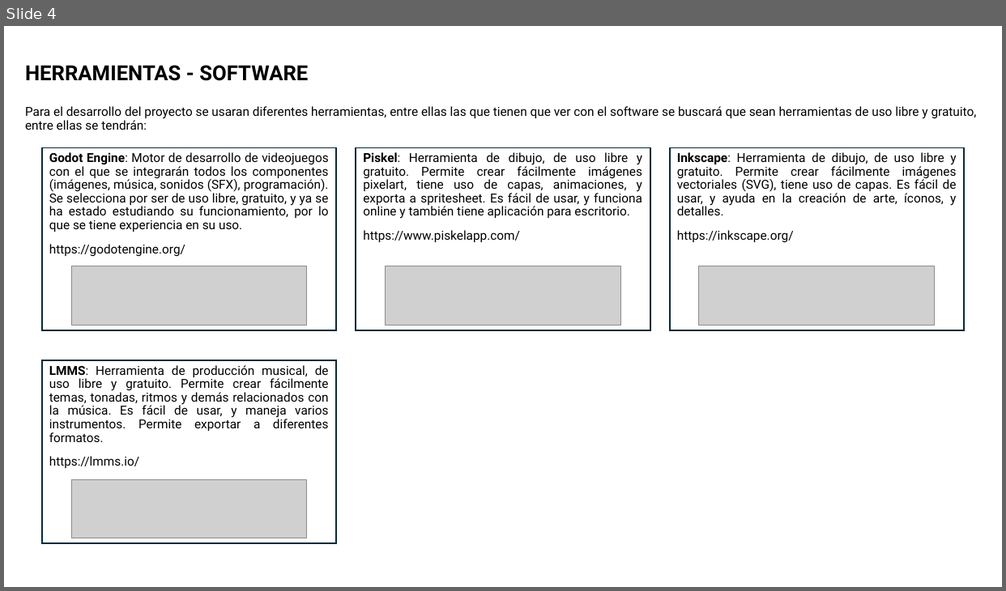
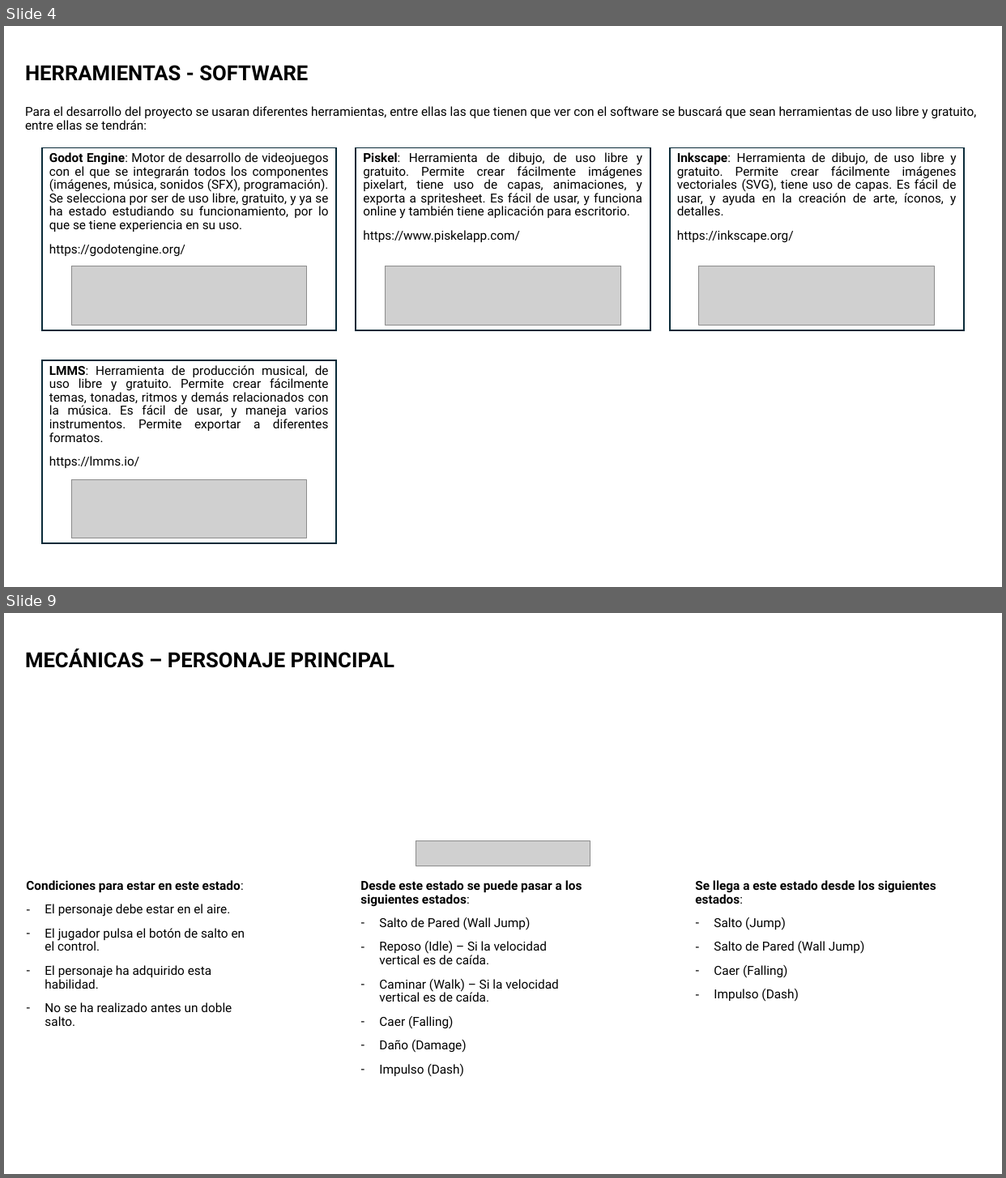
Before and after one commit to gaitanivan/Platformer-Game, a slide deck: docs/DOCUMENTO DE DISEÑO.pptx. Shown one above the other, each under a label of ours: slide 4 before the commit, slides 4 and 9 after it; the slides between them are not shown. The pictures are 1006x591 and 1006x1178 pixels, drawn with LibreOffice and Linux fonts; fonts in the diff are those of the drawing; grey boxes stand for pictures. Boxes give left, top, right and bottom in pixels: in the first picture for what was removed or moved away, otherwise in the second. Text is boxed around its words. In the diff, an @@ line names an element or a change of style, - is before the commit and + after.

```diff
--- a/docs/DOCUMENTO DE DISEÑO.pptx
+++ b/docs/DOCUMENTO DE DISEÑO.pptx
@@ slide 9 added at [4, 613, 1002, 1174], background #FFFFFF @@
@@ title added at [25, 649, 394, 668], 20 pt, text #000000, bold @@
+MECÁNICAS – PERSONAJE PRINCIPAL
@@ picture added at [415, 841, 590, 866] @@
@@ text added at [26, 880, 245, 1026], 12 pt, text #000000 @@
+Condiciones para estar en este estado:
+– El personaje debe estar en el aire.
+– El jugador pulsa el botón de salto en el control.
+– El personaje ha adquirido esta habilidad.
+– No se ha realizado antes un doble salto.
@@ text added at [360, 880, 582, 1077], 12 pt, text #000000 @@
+Desde este estado se puede pasar a los siguientes estados:
+– Salto de Pared (Wall Jump)
+– Reposo (Idle) – Si la velocidad vertical es de caída.
+– Caminar (Walk) – Si la velocidad vertical es de caída.
+– Caer (Falling)
+– Daño (Damage)
+– Impulso (Dash)
@@ text added at [695, 880, 936, 1002], 12 pt, text #000000 @@
+Se llega a este estado desde los siguientes estados:
+– Salto (Jump)
+– Salto de Pared (Wall Jump)
+– Caer (Falling)
+– Impulso (Dash)
```
Also in this commit, not shown: 1 slide changed, 11 other slides added, 25 other files.
